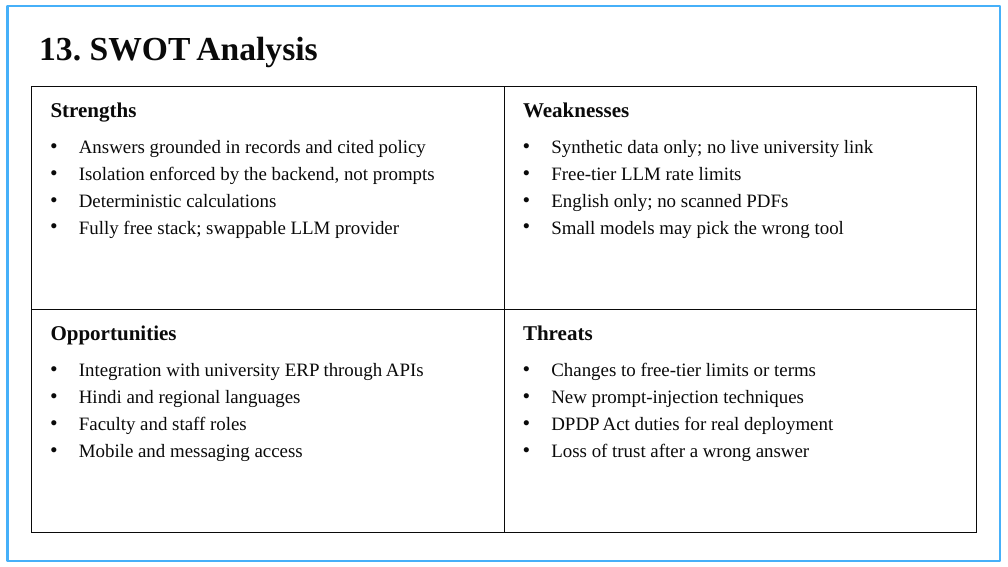
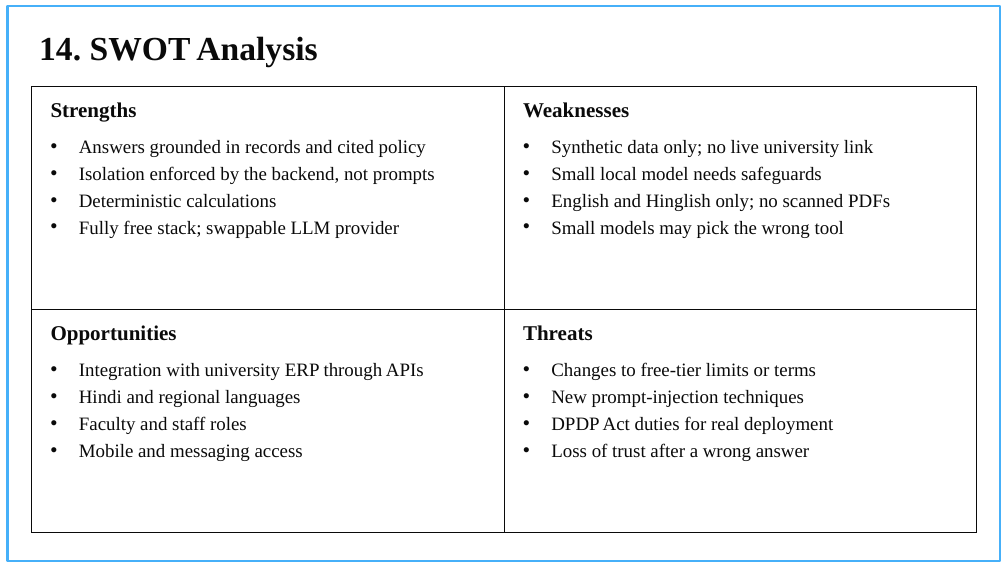
Before and after one commit to ankurkarn20/campus-gpt, a slide deck: slide 16 of docs/slides/CampusGPT_Major_Project.pptx (slide 15 before the commit). Drawn at 1008x567 pixels with LibreOffice and Linux fonts; fonts in the diff are those of the drawing; background and template pictures are left out. Boxes give left, top, right and bottom in pixels: in the first picture for what was removed or moved away, otherwise in the second. Text is boxed around its words. In the diff, an @@ line names an element or a change of style, - is before the commit and + after.

```diff
--- a/docs/slides/CampusGPT_Major_Project.pptx
+++ b/docs/slides/CampusGPT_Major_Project.pptx
@@ title at <box>39,36,317,66</box>: text changed @@
-13. SWOT Analysis
+14. SWOT Analysis
@@ text at <box>551,166,890,211</box>: text changed @@
-• Free-tier LLM rate limits
-• English only; no scanned PDFs
+• Small local model needs safeguards
+• English and Hinglish only; no scanned PDFs
```
Also in this commit, not shown: 5 other slides changed, 1 slide added, 5 other files.
